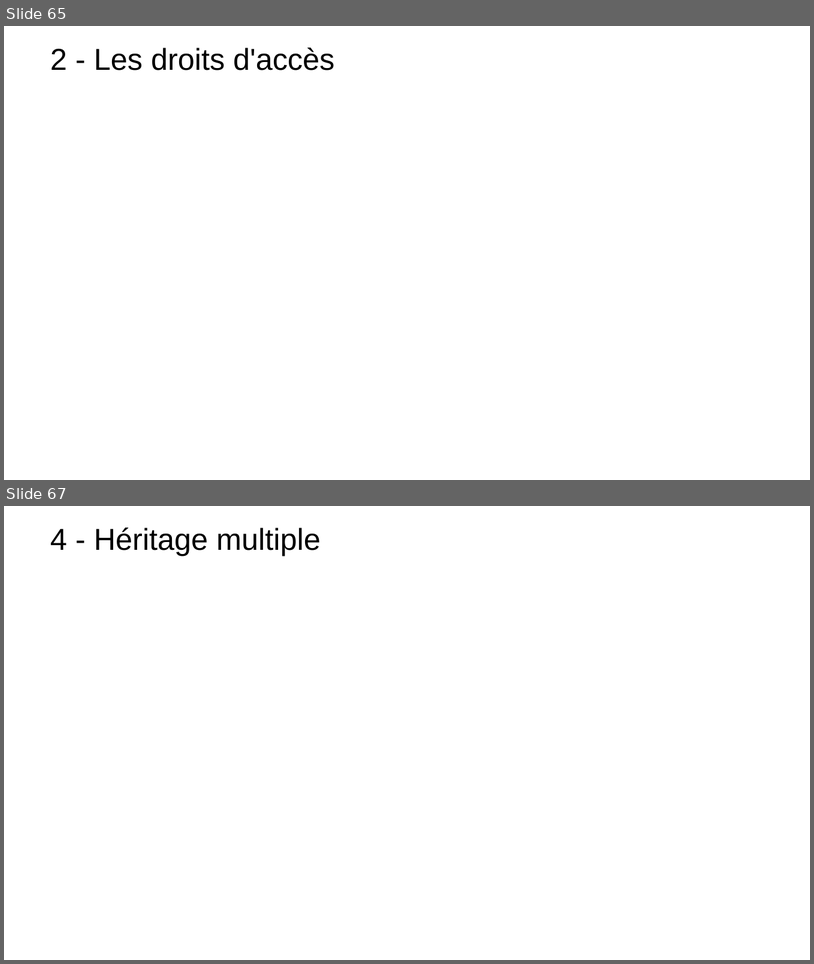
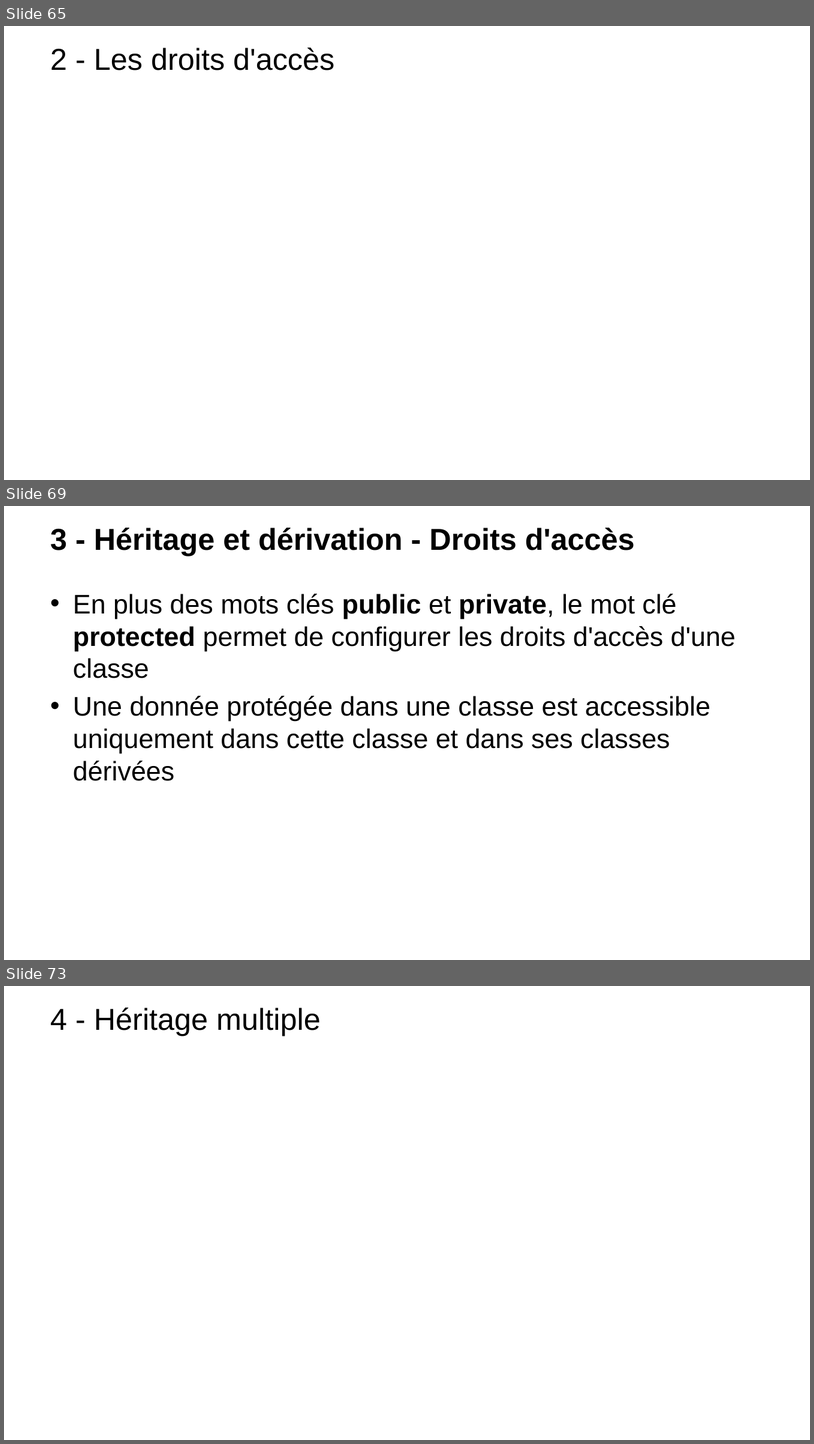
Before and after one commit to t-tortosa/cppCourses, a slide deck: POO.pptx. Shown one above the other, each under a label of ours: slides 65 and 67 before the commit, slides 65, 69 and 73 after it; the slides between them are not shown. The pictures are 814x964 and 814x1444 pixels, drawn with LibreOffice and Linux fonts; fonts in the diff are those of the drawing; background and template pictures are left out. Boxes give left, top, right and bottom in pixels: in the first picture for what was removed or moved away, otherwise in the second. Text is boxed around its words. In the diff, an @@ line names an element or a change of style, - is before the commit and + after.

```diff
--- a/POO.pptx
+++ b/POO.pptx
@@ slide 69 added at (x1=4, y1=506, x2=810, y2=960), background picture (left out) @@
@@ title added at (x1=50, y1=528, x2=635, y2=556), 36 pt, text #000000, bold @@
+3 - Héritage et dérivation - Droits d'accès
@@ text added at (x1=73, y1=594, x2=736, y2=781), 32 pt, text #000000 @@
+• En plus des mots clés public et private, le mot clé protected permet de configurer les droits d'accès d'une classe
+• Une donnée protégée dans une classe est accessible uniquement dans cette classe et dans ses classes dérivées
@@ what was slide 67 is now slide 73 @@
```
Also in this commit, not shown: 3 slides changed, 5 other slides added, 3 other files.
